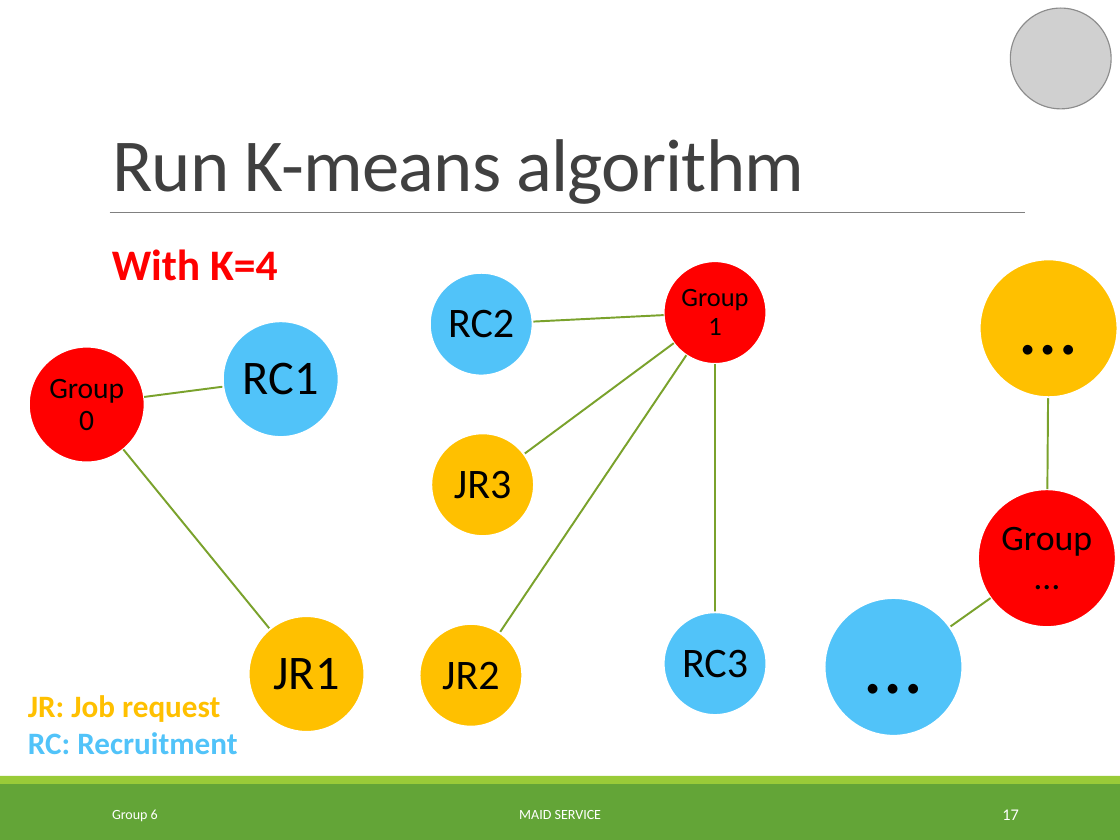
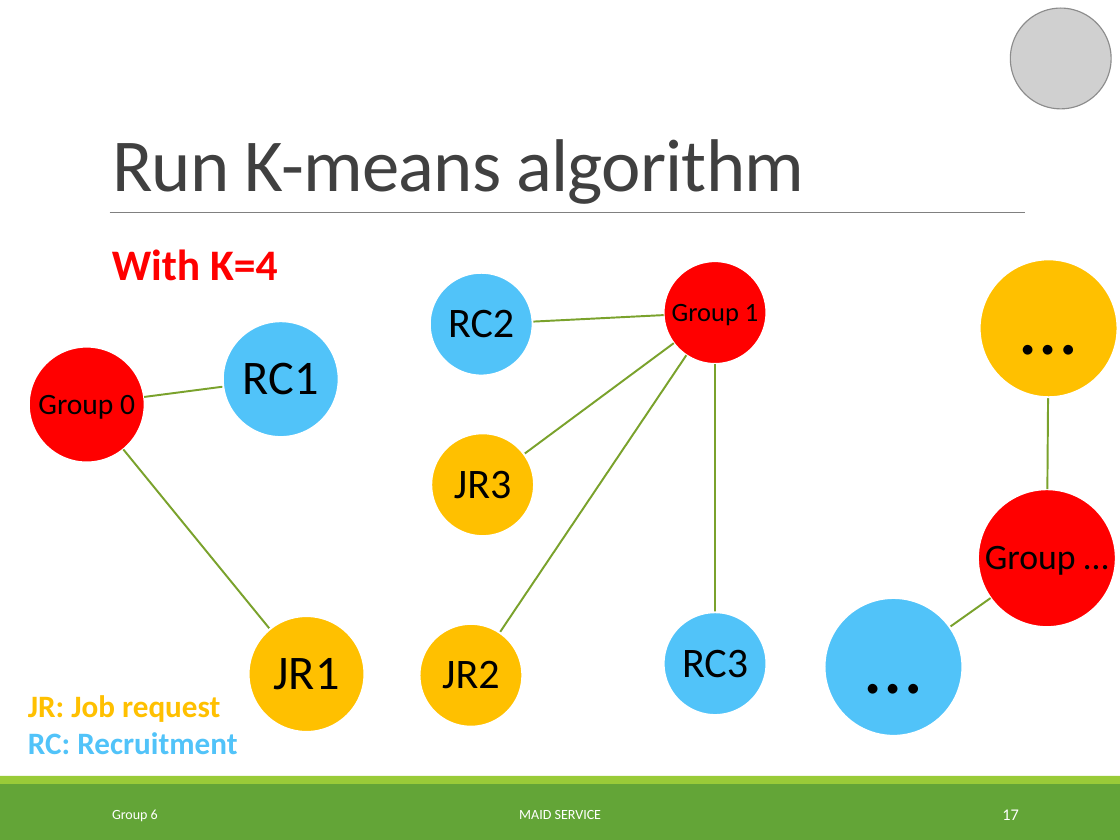
Before and after one commit to TuanBT/ms-website, a slide deck: slide 17 of Presentation/MS_Slide.pptx. Drawn at 1120x840 pixels with LibreOffice and Linux fonts; fonts in the diff are those of the drawing; grey boxes stand for pictures. Boxes give left, top, right and bottom in pixels: in the first picture for what was removed or moved away, otherwise in the second. Text is boxed around its words. In the diff, an @@ line names an element or a change of style, - is before the commit and + after.

```diff
--- a/Presentation/MS_Slide.pptx
+++ b/Presentation/MS_Slide.pptx
@@ text "Group 1" rewrapped from bbox=[681, 289, 748, 335] to bbox=[672, 304, 758, 326] @@
@@ text "Group 0" rewrapped from bbox=[49, 379, 124, 431] to bbox=[38, 395, 135, 419] @@
@@ text "Group …": place and size @@
-text "Group …" at bbox=[1001, 526, 1092, 556]
+text "Group …" at bbox=[985, 545, 1076, 575]
```
Also in this commit, not shown: 7 other slides changed.
